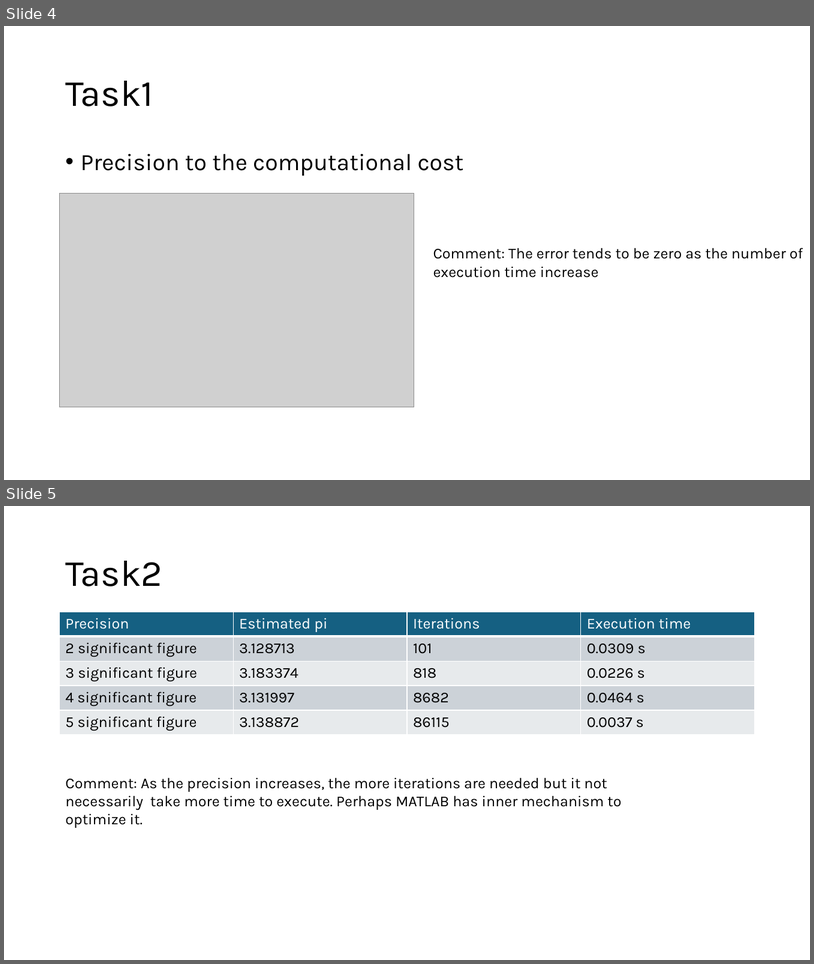
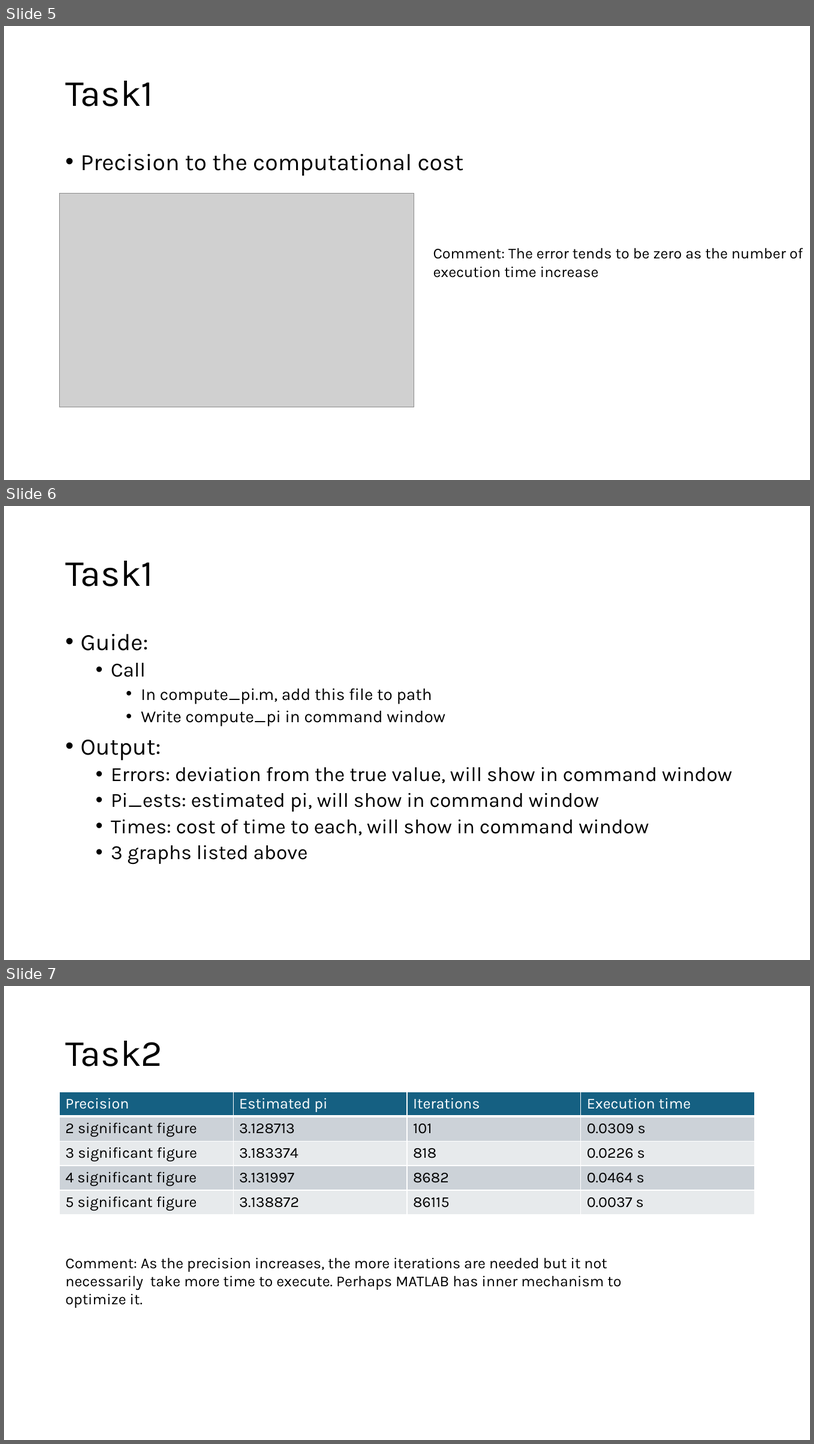
Before and after one commit to Victor-lol/AMS595, a slide deck: 595HW1/Project1.pptx. Shown one above the other, each under a label of ours: slides 4 and 5 before the commit, slides 5, 6 and 7 after it. The pictures are 814x964 and 814x1444 pixels, drawn with LibreOffice and Linux fonts; fonts in the diff are those of the drawing; grey boxes stand for pictures. Boxes give left, top, right and bottom in pixels: in the first picture for what was removed or moved away, otherwise in the second. Text is boxed around its words. In the diff, an @@ line names an element or a change of style, - is before the commit and + after.

```diff
--- a/595HW1/Project1.pptx
+++ b/595HW1/Project1.pptx
@@ slide 6 added at (x1=4, y1=506, x2=810, y2=960), background #FFFFFF @@
@@ title added at (x1=65, y1=561, x2=153, y2=586), 44 pt, text #000000 @@
+Task1
@@ text added at (x1=81, y1=634, x2=732, y2=864), 24 pt, text #000000 @@
+• Guide:
+  • Call
+    • In compute_pi.m, add this file to path
+    • Write compute_pi in command window
+• Output:
+  • Errors: deviation from the true value, will show in command window
+  • Pi_ests: estimated pi, will show in command window
+  • Times: cost of time to each, will show in command window
+  • 3 graphs listed above
@@ what was slide 4 is now slide 5 @@
@@ what was slide 5 is now slide 7 @@
```
Also in this commit, not shown: 2 slides changed, 2 other slides added, 5 other files.
